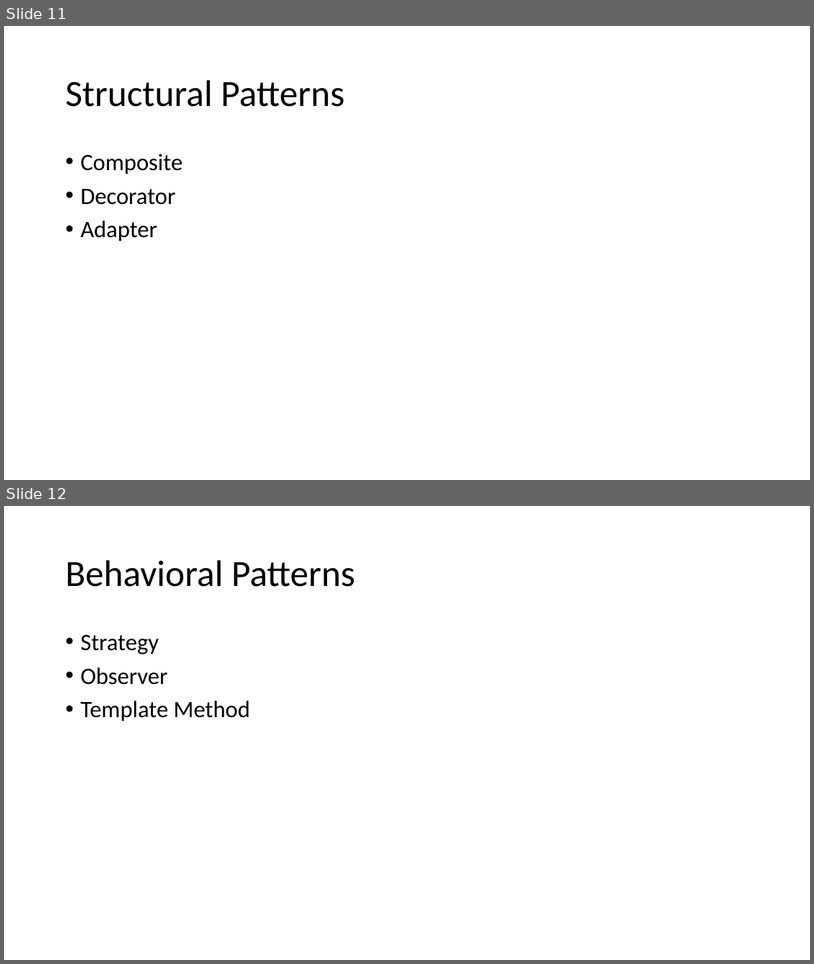
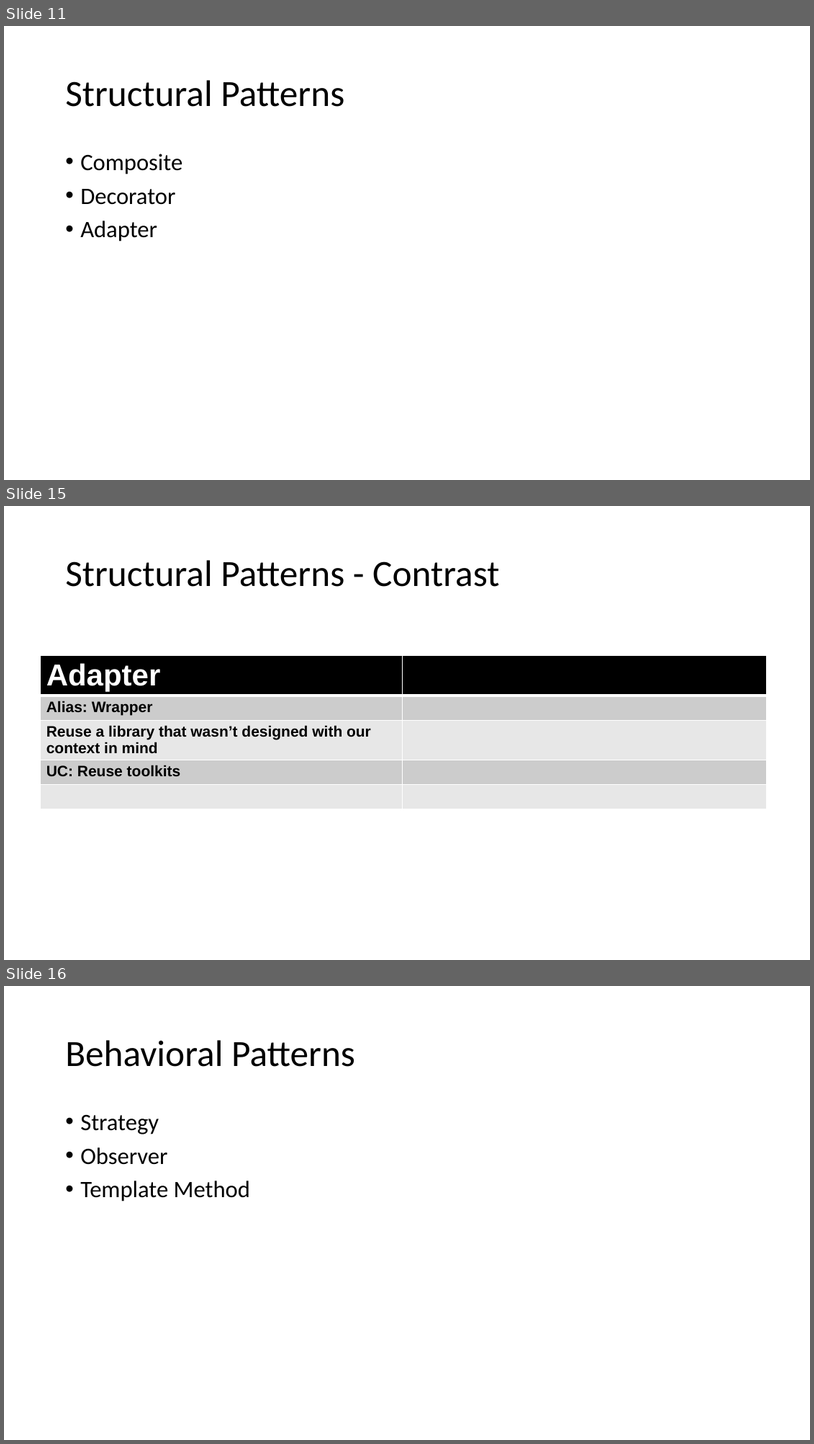
Before and after one commit to lzbair/OO-Paradigm, a slide deck: design-patterns/introduction.pptx. Shown one above the other, each under a label of ours: slides 11 and 12 before the commit, slides 11, 15 and 16 after it; the slides between them are not shown. The pictures are 814x964 and 814x1444 pixels, drawn with LibreOffice and Linux fonts; fonts in the diff are those of the drawing. Boxes give left, top, right and bottom in pixels: in the first picture for what was removed or moved away, otherwise in the second. Text is boxed around its words. In the diff, an @@ line names an element or a change of style, - is before the commit and + after.

Commit message:
Add uml diagram + Adapter pattern

```diff
--- a/design-patterns/introduction.pptx
+++ b/design-patterns/introduction.pptx
@@ slide 15 added at <box>4,506,810,960</box>, background #FFFFFF @@
@@ text added at <box>65,560,499,587</box>, 44 pt, text #000000 @@
+Structural Patterns - Contrast
@@ table added at <box>40,656,767,814</box>, 5 rows, 2 columns @@
+Adapter | 
+Alias: Wrapper | 
+Reuse a library that wasn’t designed with our context in mind | 
+UC: Reuse toolkits | 
+ | 
@@ what was slide 12 is now slide 16 @@
```
Also in this commit, not shown: 3 slides changed, 4 other slides added, 1 slide removed, 5 other files.
